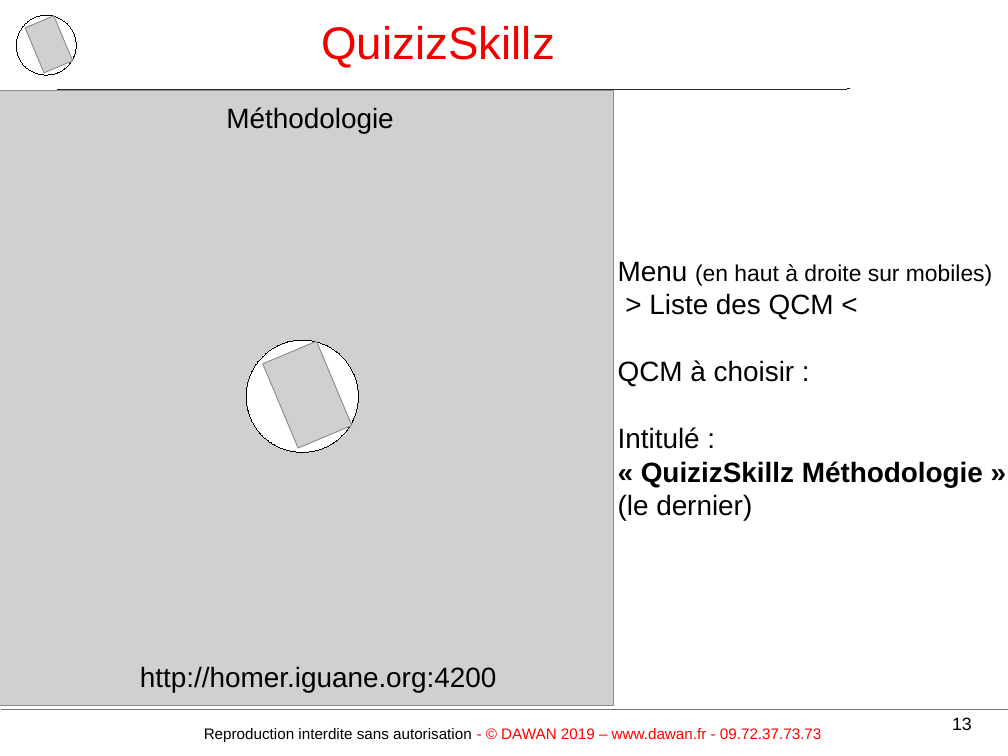
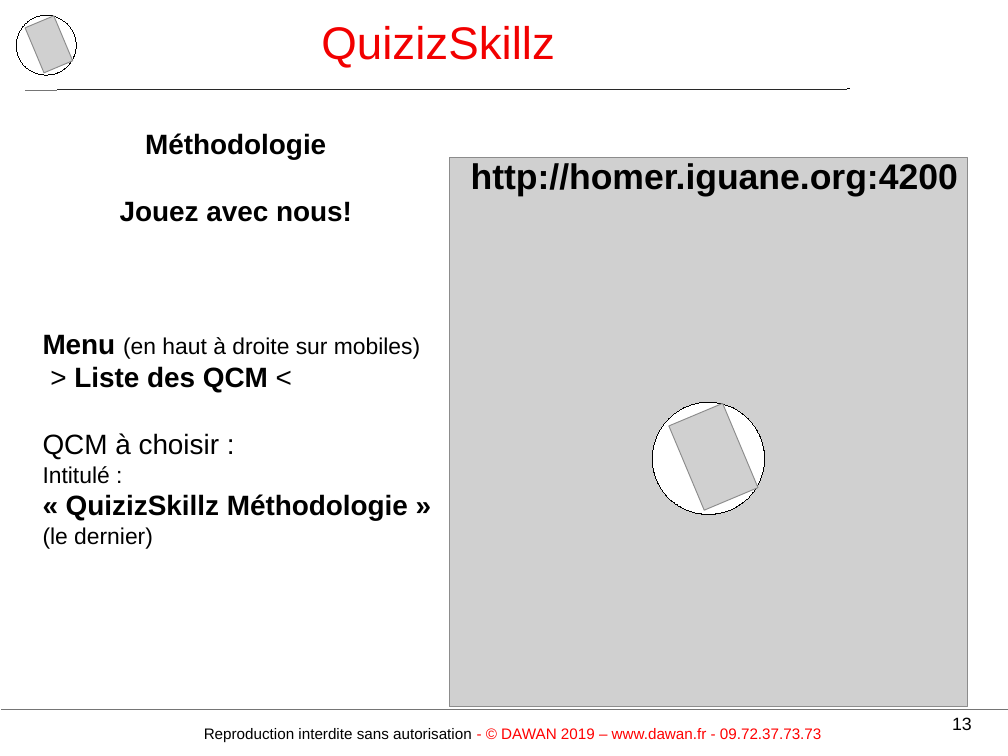
Before and after one commit to TeamLBnantes/QCM, a slide deck: slide 13 of 02Organisation/presentation de Mai/QuizIzSkillzAvecQCM.odp. Drawn at 1008x756 pixels with LibreOffice and Linux fonts; fonts in the diff are those of the drawing; grey boxes stand for pictures; background and template pictures are left out. Boxes give left, top, right and bottom in pixels: in the first picture for what was removed or moved away, otherwise in the second. Text is boxed around its words. In the diff, an @@ line names an element or a change of style, - is before the commit and + after.

```diff
--- a/02Organisation/presentation de Mai/QuizIzSkillzAvecQCM.odp
+++ b/02Organisation/presentation de Mai/QuizIzSkillzAvecQCM.odp
@@ freeform shape at [0, 90, 1008, 711]: outline redrawn @@
@@ text removed at [226, 107, 393, 133] @@
-Méthodologie
@@ text added at [120, 133, 352, 222], 22 pt, text #000000, bold @@
+Méthodologie
+Jouez avec nous!
@@ text "http://homer.iguane.org:4200": place and size @@
-text "http://homer.iguane.org:4200" at [140, 666, 496, 692]
+text "http://homer.iguane.org:4200" at [471, 163, 958, 196]
@@ text "http://homer.iguane.org:4200" at [471, 163, 958, 196]: size 22 to 28 pt, bold on @@
@@ picture: place and size @@
-picture at [0, 91, 615, 705]
+picture at [449, 158, 968, 707]
@@ text "Menu (en haut à droite ...": place and size @@
-text "Menu (en haut à droite ..." at [618, 261, 992, 520]
+text "Menu (en haut à droite ..." at [43, 334, 420, 549]
@@ text at [43, 334, 420, 549]: bold on in "Menu", "Liste des QCM"; size 22 to 18 pt in "Intitulé :", "(le dernier)" @@
@@ ellipse: place and size @@
-ellipse at [246, 340, 359, 453]
+ellipse at [652, 402, 765, 515]
@@ picture: place and size @@
-picture at [263, 342, 352, 449]
+picture at [669, 404, 758, 511]
```
Also in this commit, not shown: 10 other slides changed, 6 slides added, 2 slides removed, 40 other files.
